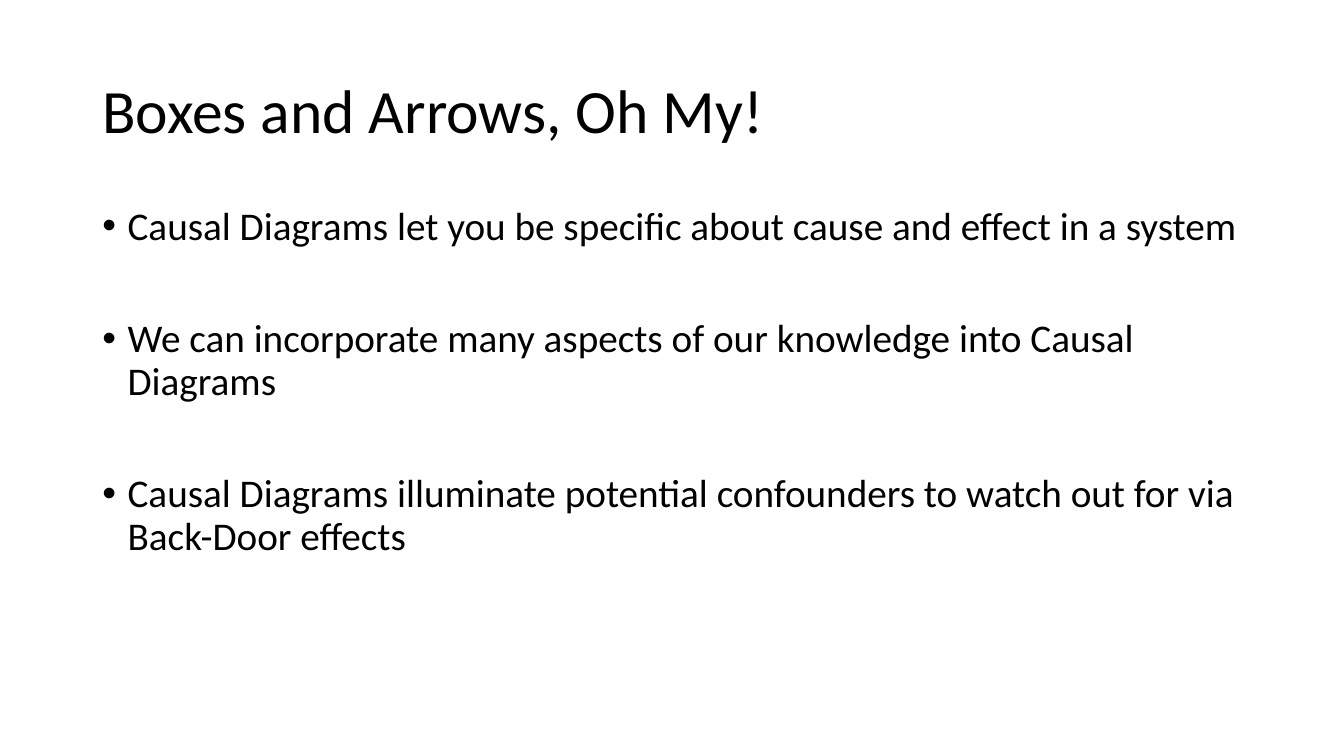
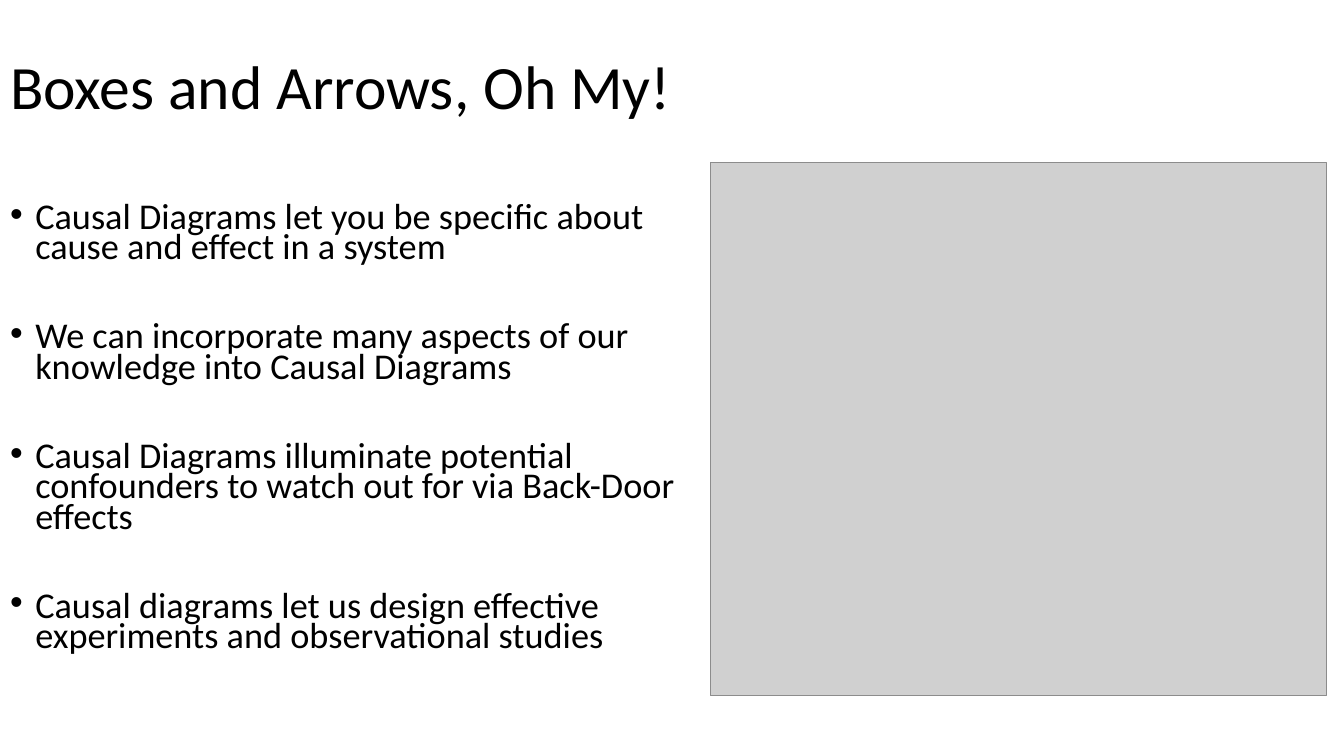
Before and after one commit to biol607/biol607.github.io, a slide deck: slide 75 of lectures/causal_diagrams.pptx (slide 61 before the commit). Drawn at 1344x756 pixels with LibreOffice and Linux fonts; fonts in the diff are those of the drawing; grey boxes stand for pictures. Boxes give left, top, right and bottom in pixels: in the first picture for what was removed or moved away, otherwise in the second. Text is boxed around its words. In the diff, an @@ line names an element or a change of style, - is before the commit and + after.

Commit message:
Update causal lecture

```diff
--- a/lectures/causal_diagrams.pptx
+++ b/lectures/causal_diagrams.pptx
@@ title "Boxes and Arrows, Oh My!": place and size @@
-title "Boxes and Arrows, Oh My!" at [102,90,764,143]
+title "Boxes and Arrows, Oh My!" at [10,66,671,119]
@@ picture added at [711,162,1327,696] @@
@@ text "Causal Diagrams let you be ...": place and size @@
-text "Causal Diagrams let you be ..." at [128,212,1236,551]
+text "Causal Diagrams let you be ..." at [35,203,674,654]
@@ text at [35,203,674,530]: size 28 to 25.9 pt in "Causal Diagrams let you be specific about ...", "We can incorporate many aspects of our ...", "Causal Diagrams illuminate potential confounders to watch ..."; line spacing 0.9 to 0.7 @@
@@ text at [35,592,604,654]: paragraph added @@
+• Causal diagrams let us design effective experiments and observational studies
```
Also in this commit, not shown: 15 other slides changed, 19 slides added, 5 slides removed.
